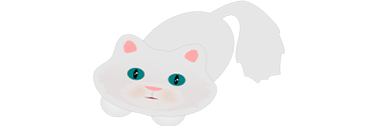
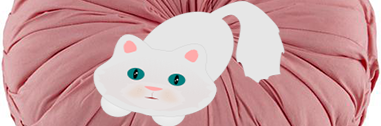
Layered file, before and after one edit (381x126). Changes by layer:
added layer "ruched-throw-pillow-pink" over [left=0, top=0, right=381, bottom=126]
